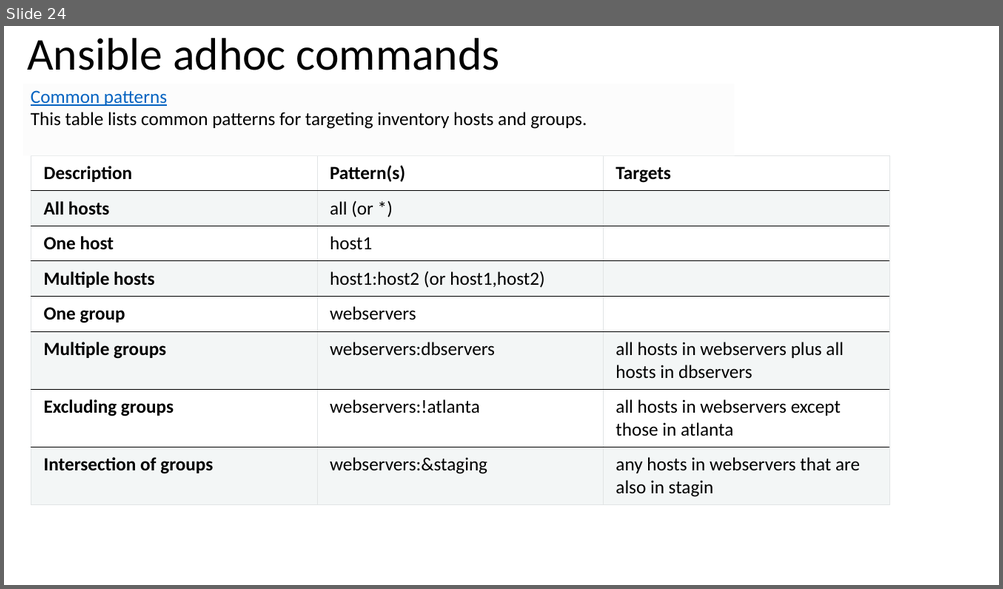
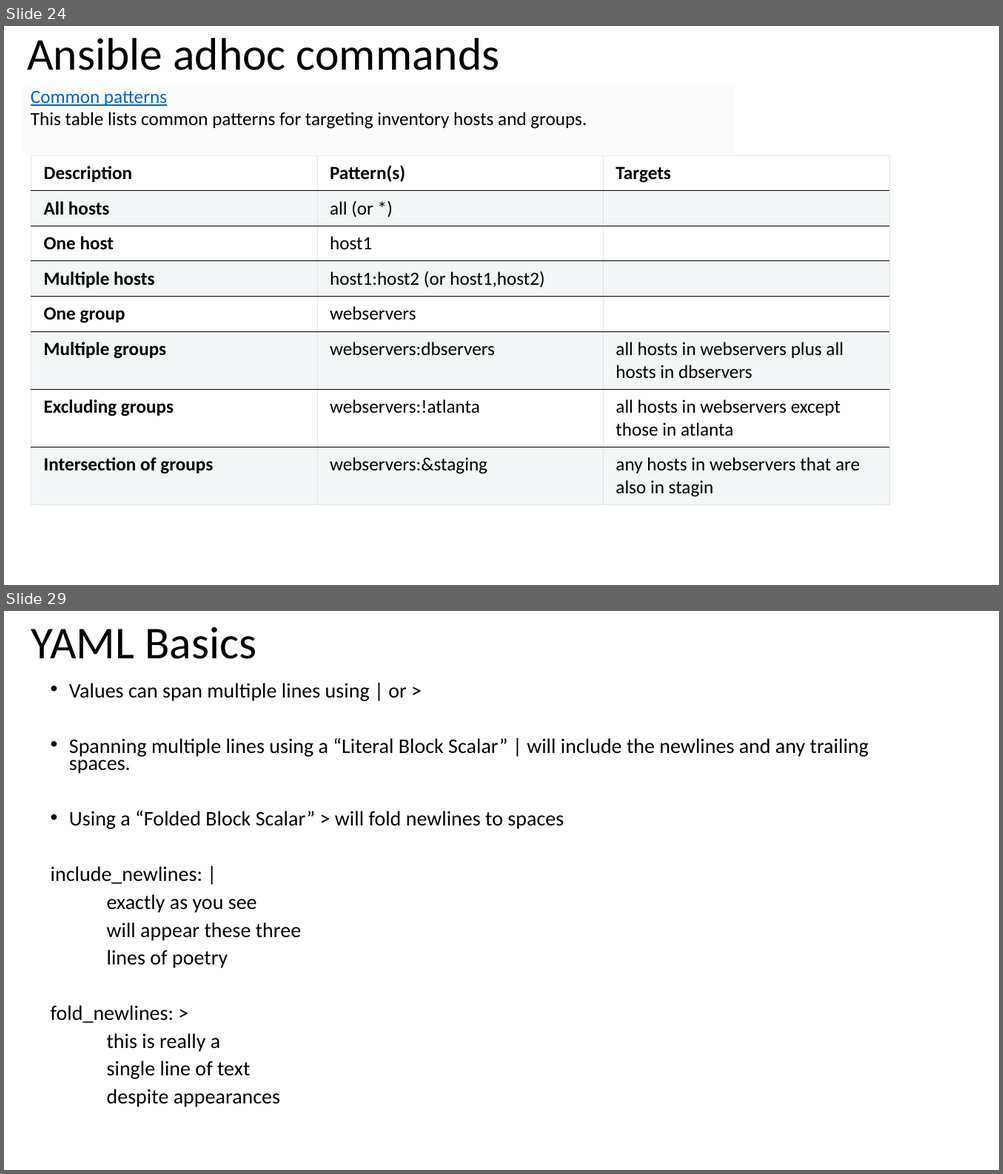
Before and after one commit to afrinafi/ansibletraining, a slide deck: Ansible.pptx. Shown one above the other, each under a label of ours: slide 24 before the commit, slides 24 and 29 after it; the slides between them are not shown. The pictures are 1003x589 and 1003x1174 pixels, drawn with LibreOffice and Linux fonts; fonts in the diff are those of the drawing. Boxes give left, top, right and bottom in pixels: in the first picture for what was removed or moved away, otherwise in the second. Text is boxed around its words. In the diff, an @@ line names an element or a change of style, - is before the commit and + after.

```diff
--- a/Ansible.pptx
+++ b/Ansible.pptx
@@ slide 29 added at bbox=[4, 611, 999, 1170], background #FFFFFF @@
@@ title added at bbox=[31, 627, 256, 659], 44 pt, text #000000 @@
+YAML Basics
@@ text added at bbox=[51, 683, 868, 1108], 20 pt, text #000000 @@
+• Values can span multiple lines using | or >
+• Spanning multiple lines using a “Literal Block Scalar” | will include the newlines and any trailing spaces.
+• Using a “Folded Block Scalar” > will fold newlines to spaces
+include_newlines: |
+exactly as you see
+will appear these three
+lines of poetry
+fold_newlines: >
+this is really a
+single line of text
+despite appearances
```
Also in this commit, not shown: 1 slide changed, 21 other slides added.
